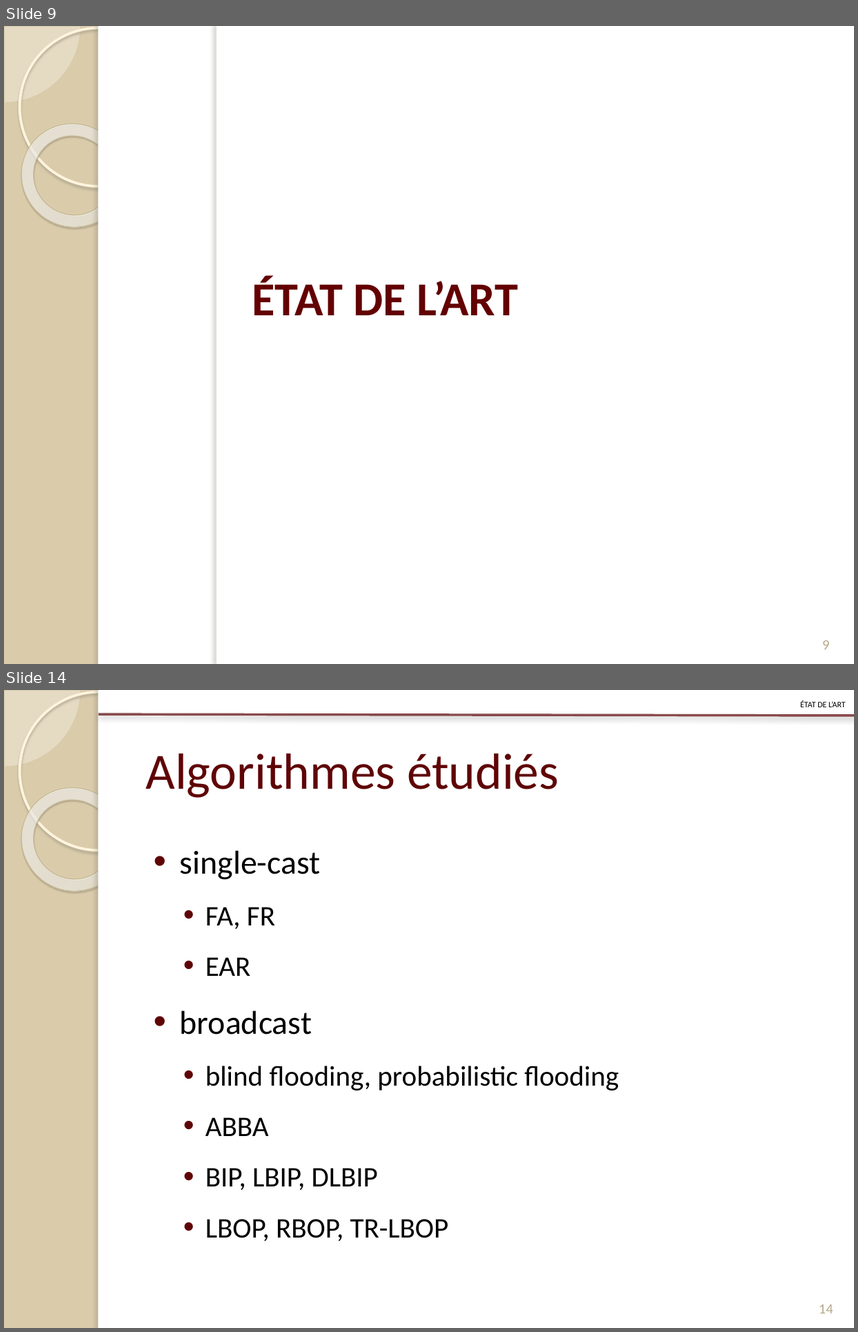
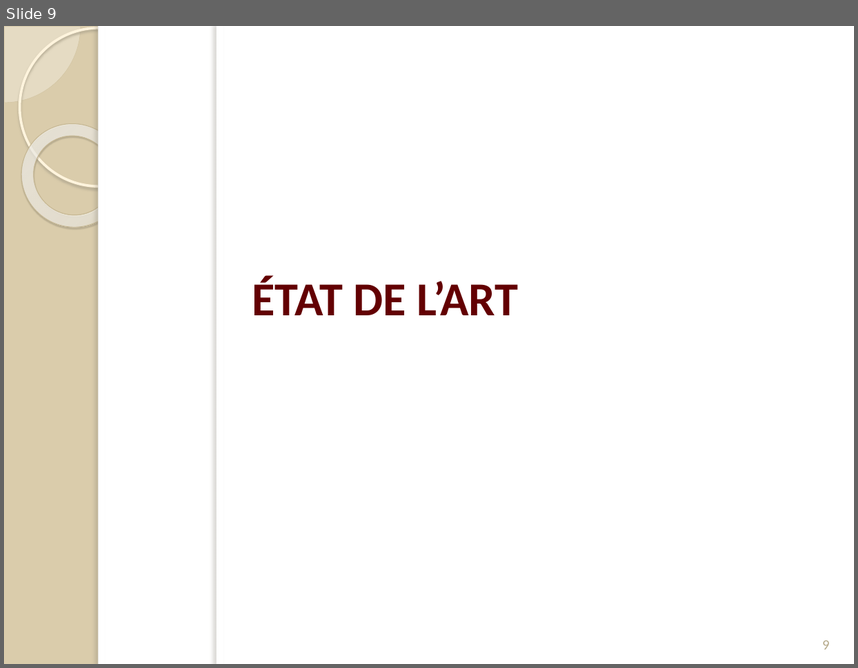
Before and after one commit to Patre/Energy-saving-in-sensors--networks, a slide deck: Redaction/Presentation/pres.pptx. Shown one above the other, each under a label of ours: slides 9 and 14 before the commit, slide 9 after it; the slides between them are not shown. The pictures are 858x1332 and 858x668 pixels, drawn with LibreOffice and Linux fonts; fonts in the diff are those of the drawing. Boxes give left, top, right and bottom in pixels: in the first picture for what was removed or moved away, otherwise in the second. Text is boxed around its words. In the diff, an @@ line names an element or a change of style, - is before the commit and + after.

```diff
--- a/Redaction/Presentation/pres.pptx
+++ b/Redaction/Presentation/pres.pptx
@@ slide 14 removed at (4, 690, 854, 1328), background #DACCAB; not listed: 5 template elements that a slide beside it also shows @@
@@ text removed at (800, 700, 846, 707) @@
-état de l’art
@@ line removed from (99, 715) to (854, 716) @@
@@ title removed at (146, 753, 559, 798) @@
-Algorithmes étudiés
@@ text removed at (180, 850, 619, 1241) @@
-• single-cast
-  • FA, FR
-  • EAR
-• broadcast
-  • blind flooding, probabilistic flooding
-  • ABBA
-  • BIP, LBIP, DLBIP
-  • LBOP, RBOP, TR-LBOP
@@ page number removed at (819, 1304, 833, 1313) @@
-14
```
Also in this commit, not shown: 13 slides changed, 10 slides added, 3 other slides removed, 8 other files.
